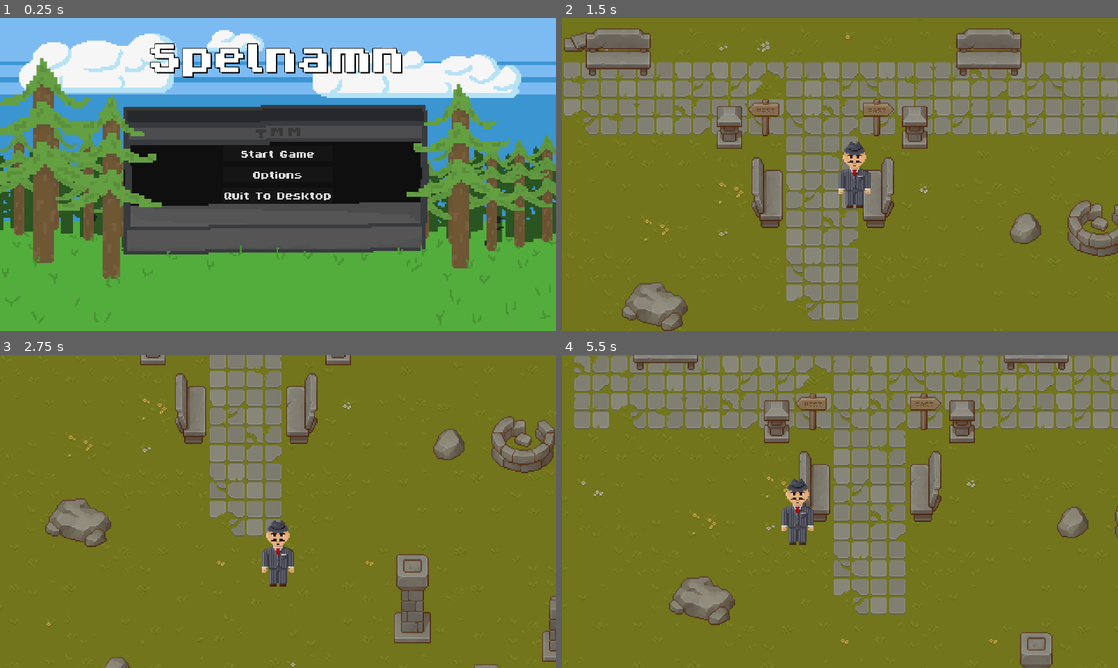
Above: before the commit, frames 1-4 (two rows, left to right).
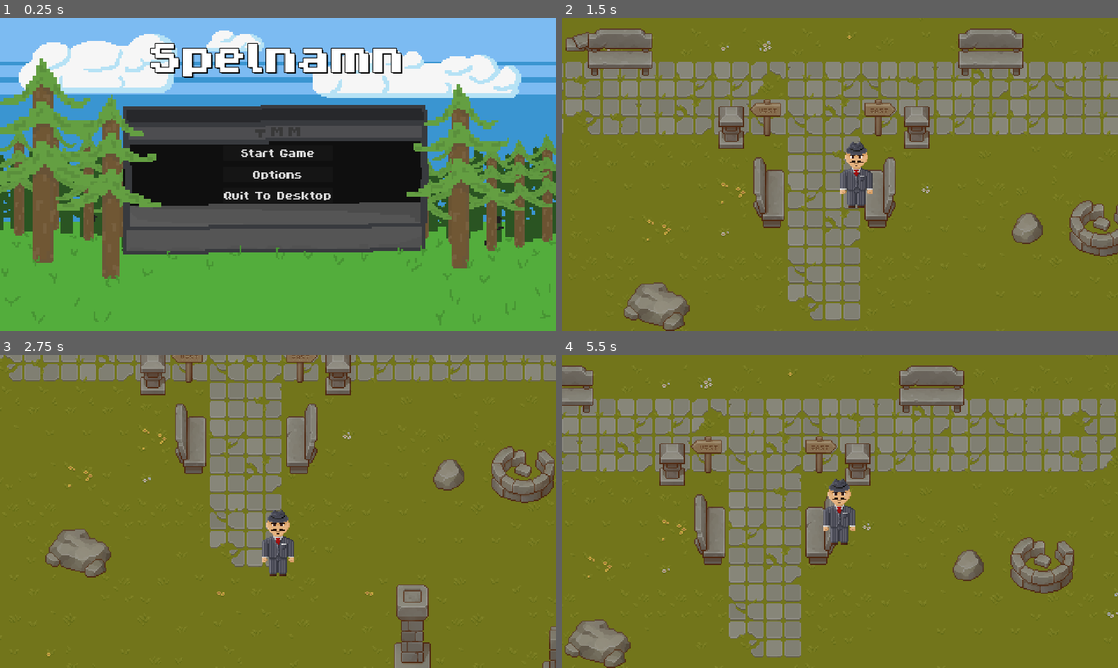
Above: after the commit, the same moments.

Repository: Goldstar32/TMMGame
Game: Godot game, scene res://Scenes/Menus/main_menu.tscn
The game is run twice, just before and just after one commit, with the same random seed, the same clock (stepped at 60 frames per second) and the same inputs.
Inputs:
- Up to frame 1 (0.25 s): no input
- Up to frame 2 (1.5 s): click "Start Game" at 0.5 s; tap Enter at 1.25 s; hold D (right) from 1.28 s (still down)
- Up to frame 3 (2.75 s): release D (right) at 2.03 s; hold S (down) from 2.03 s (still down)
- Up to frame 4 (5.5 s): release S (down) at 2.78 s; hold D (right) 2.78-3.53 s; hold W (up) 3.53-4.28 s; hold A (left) from 4.28 s (still down)

The runs differ from the first frame. In frame 1, 2.5% of the frame differs, in the area x 0-100%, y 3-84%; in frame 2, 10%; in frame 3, 20%; in frame 4, 46%, in the area x 0-100%, y 0-100%.

Commit message:
capped fps to 60
This significantly reduces jittering when moving

Diff:
--- a/Scripts/Player/player.gd
+++ b/Scripts/Player/player.gd
@@ -1,6 +1,6 @@
 extends CharacterBody2D
 
-const SPEED : int = 200 # speed in pixels/sec
+const SPEED : int = 150 # speed in pixels/sec
 
 func _physics_process(delta):
 	var direction = Input.get_vector("left", "right", "up", "down")
--- a/project.godot
+++ b/project.godot
@@ -13,6 +13,7 @@
 config/name="TMMGame"
 run/main_scene="res://Scenes/Menus/main_menu.tscn"
 config/features=PackedStringArray("4.2", "Forward Plus")
+run/max_fps=60
 config/icon="res://icon.svg"
 
 [display]
@@ -20,8 +21,7 @@
 window/size/viewport_width=1920
 window/size/viewport_height=1080
 window/size/mode=2
-window/stretch/mode="viewport"
-window/stretch/aspect="keep_width"
+window/stretch/mode="canvas_items"
 
 [input]
 
